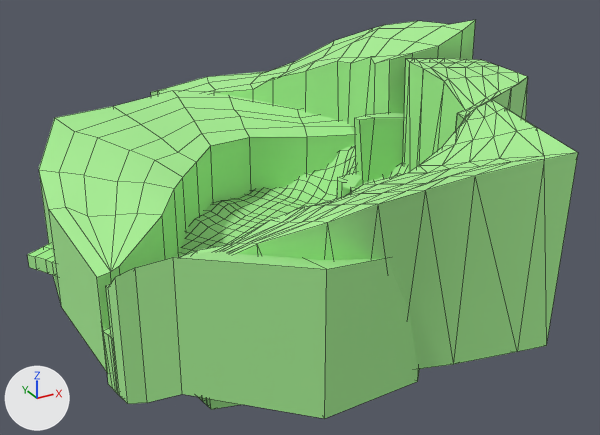
Before and after pictures for a commit that changed the FBX model SILA/Assets/Meshes/Terrain/Zone1/Zone1Final.FBX.
Before and after are seen from a camera (50 mm lens) standing at (-276.0, -459.0, 247.0) and looking at (-12.0, 21.0, 7.0). Lighting does not change. The marker at lower left points along +X, +Y and +Z. Mesh edges are drawn as thin lines on the coarser meshes. Where no turn or scale is listed for an object, it has been applied to the vertices.

In view in the first picture: 'Box001', 'New_Game_Object_10', 'New_Game_Object_11', 'New_Game_Object_7', 'New_Game_Object__1__1', 'New_Game_Object__31_001', 'Plane001'.
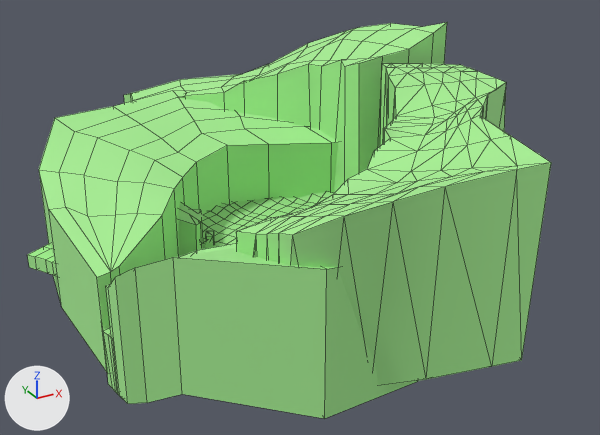
Boxes (x1, y1, x2, y2) around the edits, measured in the pictures (600 x 435 px; the box of a moved part takes in the faces that stretch with it):
'New_Game_Object__1__1', reshaped, moved (17% narrower, 8% shorter)
    before: (198, 58, 578, 409)
    after: (236, 63, 551, 386)
'Plane001', reshaped
    before: (39, 91, 355, 374)
    after: (39, 91, 338, 374)
'New_Game_Object_11', moved
    before: (151, 20, 476, 132)
    after: (124, 22, 447, 193)
'Box001', reshaped
    before: (27, 145, 410, 276)
    after: (27, 192, 334, 276)
'New_Game_Object_7', deleted (green)
    before: (354, 113, 404, 183)
'New_Game_Object__31_001', reshaped
    before: (337, 172, 356, 198)
    after: (178, 209, 202, 255)
part 1 of me_mesh_012, moved or reshaped
    before: (365, 62, 511, 185)
    after: (333, 67, 488, 195)
part 2 of me_mesh_012, cut back
    before: (198, 206, 328, 409)
    after: (236, 216, 307, 262)
part 4 of me_mesh_014, moved or reshaped
    before: (206, 145, 410, 215)
    after: (211, 192, 334, 215)
part 5 of me_mesh_015, moved or reshaped
    before: (178, 126, 355, 216)
    after: (178, 126, 338, 214)

Patch to the scene script:
```diff
--- a/SILA/Assets/Meshes/Terrain/Zone1/Zone1Final.FBX.py
+++ b/SILA/Assets/Meshes/Terrain/Zone1/Zone1Final.FBX.py
@@ me_mesh_012 @@
-me_mesh_012.from_pydata(...)  # 209 vertices, 414 faces; spans x -238.0..19.0, y -164.0..15.0, z -117.0..46.0
+me_mesh_012.from_pydata(...)  # 188 vertices, 371 faces; spans x -193.0..19.0, y -164.0..15.0, z -113.0..46.0
+# me_mesh_012 part 1: 38 vertices moved from x -112.0..-21.0, y -112.0..-5.0, z -106.0..43.0 to x -124.0..-26.0, y -112.0..-5.0, z -106.0..43.0; 2 vertices removed from x -47.0..-45.0, y -97.0..-92.0, z -84.0..39.0; 1 vertex added at x -41.0, y -98.0, z -84.0
+# me_mesh_012 part 2: 25 vertices removed from x -238.0..-191.0, y -94.0..-57.0, z -117.0..-7.0; 5 vertices added at x -193.0..-182.0, y -98.0..-74.0, z -110.0..-2.0
 me_mesh_012.materials.append(mat_material__25)
@@ me_mesh_013 @@
 me_mesh_013.from_pydata(...)  # 16 vertices, 14 faces; spans x -112.0..2765.0, y -4.0..3845.0, z -136.0..1300.0
 # used by ob_new_game_object__31_001; parent = ob_platform; location = (21245.0, 726.2, -7912.0); rotation_euler = (0.0, -0.362, 0.0), in degrees (0, -21, 0)
-me_mesh_013.vertices[3].co = (800.0, 3000.0, 1300.0)
-me_mesh_013.vertices[5].co = (151.0, 3000.0, 1295.0)  # pixel (342, 182)
-me_mesh_013.vertices[9].co = (18.0, 3000.0, 131.0)  # pixel (337, 177)
-me_mesh_013.vertices[11].co = (2303.0, 3428.0, -136.0)
-me_mesh_013.vertices[15].co = (1541.0, 3154.0, 1134.0)
+# me_mesh_013 part 3
+me_mesh_013.vertices[3].co = (800.0, 3356.0, 1300.0)  # pixel (189, 214)
+me_mesh_013.vertices[5].co = (151.0, 2979.0, 1295.0)  # pixel (198, 220)
+me_mesh_013.vertices[9].co = (50.0, 3000.0, 483.0)  # pixel (196, 225)
+me_mesh_013.vertices[11].co = (2261.0, 3428.0, 594.0)
+me_mesh_013.vertices[15].co = (1541.0, 3776.0, 1134.0)
 me_mesh_013.materials.append(mat_material__25)
@@ me_mesh_014 @@
-me_mesh_014.from_pydata(...)  # 1710 vertices, 1708 faces; spans x -155.0..156.0, y -156.0..156.0, z -5.0..58.0
+me_mesh_014.from_pydata(...)  # 1710 vertices, 1708 faces; spans x -155.0..143.0, y -156.0..156.0, z -5.0..24.0
+# me_mesh_014 part 4: 381 of 1710 vertices moved; they spanned x -39.0..156.0, y -101.0..75.0, z -5.0..58.0 and now span x -38.0..143.0, y -103.0..75.0, z -5.0..24.0; mean shift (0.0, 0.0, -9.0); largest move (112.0, 25.0, 58.0) -> (117.0, 28.0, 11.0)
 me_mesh_014.materials.append(mat_material__25)
@@ me_mesh_015 @@
 me_mesh_015.from_pydata(...)  # 74 vertices, 63 faces; spans x -246.0..35.0, y -133.0..94.0, z -3.0..101.0
-me_mesh_015.vertices[0].co = (-40.0, -5.0, -2.0)
-me_mesh_015.vertices[4].co = (-81.0, 9.0, 0.0)
-me_mesh_015.vertices[6].co = (-121.0, -9.0, -1.0)
-me_mesh_015.vertices[24].co = (-121.0, -9.0, 82.0)  # pixel (210, 145)
-me_mesh_015.vertices[25].co = (-81.0, 9.0, 77.0)  # pixel (249, 137)
-me_mesh_015.vertices[26].co = (-40.0, -5.0, 74.0)  # pixel (307, 136)
+# me_mesh_015 part 5
+me_mesh_015.vertices[0].co = (-30.0, -26.0, -2.0)
+me_mesh_015.vertices[4].co = (-76.0, -12.0, 0.0)
+me_mesh_015.vertices[6].co = (-110.0, -14.0, -1.0)
+me_mesh_015.vertices[24].co = (-110.0, -14.0, 82.0)  # pixel (227, 145)
+me_mesh_015.vertices[25].co = (-76.0, -12.0, 77.0)  # pixel (268, 144)
+me_mesh_015.vertices[26].co = (-30.0, -26.0, 74.0)  # pixel (331, 142)
 me_mesh_015.materials.append(mat_material__25)
@@ ob_new_game_object_11 @@
 ob_new_game_object_11 = bpy.data.objects.new('New_Game_Object_11', me_mesh_011)
-ob_new_game_object_11.location = (103.8, 33.3, 70.6)
+ob_new_game_object_11.location = (79.8, 35.5, 70.6)
@@ ob_new_game_object__1__1 @@
 ob_new_game_object__1__1 = bpy.data.objects.new('New_Game_Object__1__1', me_mesh_012)
-ob_new_game_object__1__1.location = (104.3, -10.3, 70.6)
+ob_new_game_object__1__1.location = (81.6, -14.9, 70.6)
@@ ob_new_game_object_7 @@
-ob_new_game_object_7 = bpy.data.objects.new('New_Game_Object_7', me_mesh_005)
```
